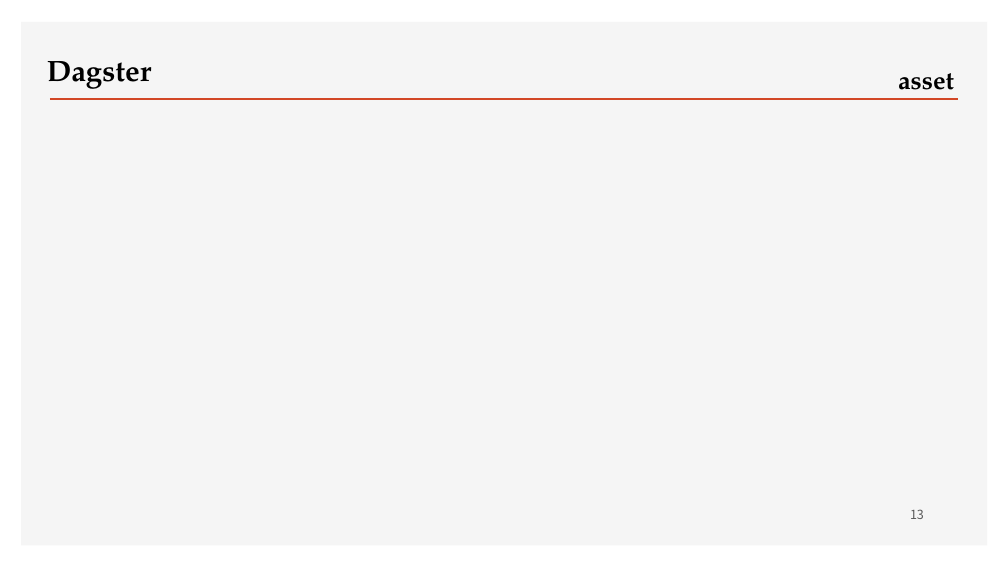
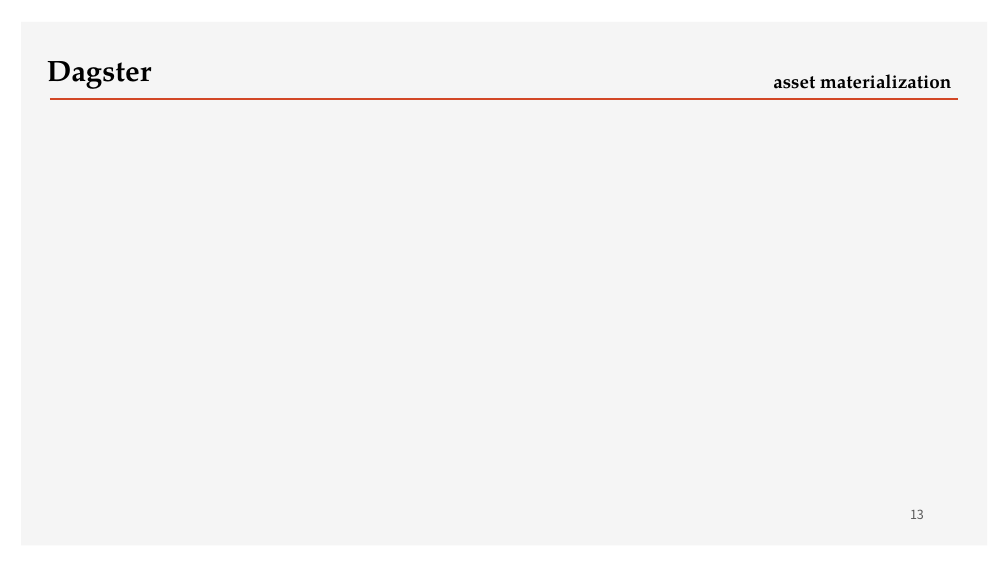
Before and after one commit to ancestor9/2026_Fall_Workflow-with-AI-Agent, a slide deck: slide 13 of 02_workflow orchestration framework.pptx. Drawn at 1008x567 pixels with LibreOffice and Linux fonts; fonts in the diff are those of the drawing; background and template pictures are left out. Boxes give left, top, right and bottom in pixels: in the first picture for what was removed or moved away, otherwise in the second. Text is boxed around its words. In the diff, an @@ line names an element or a change of style, - is before the commit and + after.

```diff
--- a/02_workflow orchestration framework.pptx
+++ b/02_workflow orchestration framework.pptx
@@ text at (x1=773, y1=74, x2=951, y2=89): text changed; size 24 to 18 pt @@
-asset
+asset materialization
```
